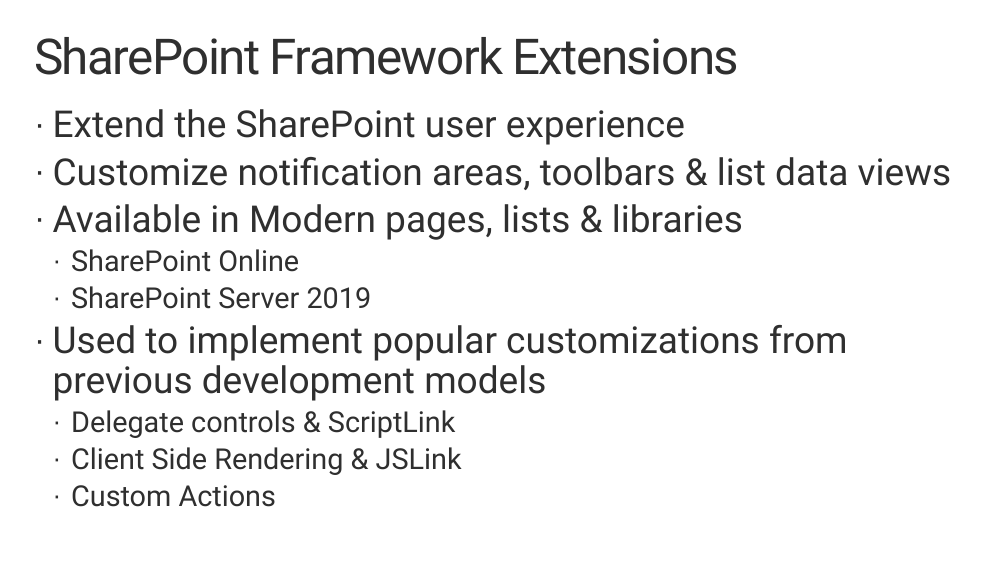
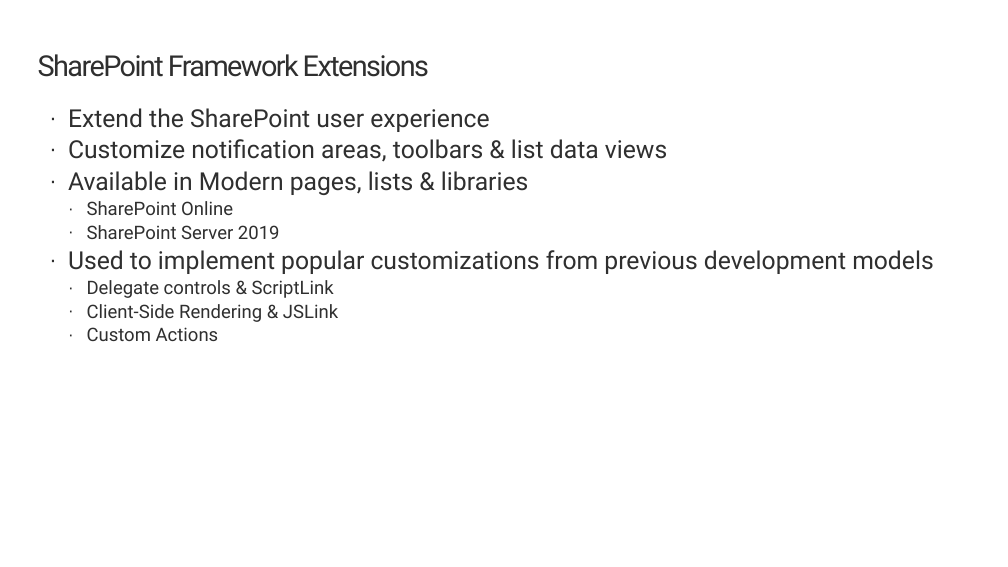
Before and after one commit to SharePoint/sp-dev-training-spfx-extensions, a slide deck: slide 3 of 01 into+appcustomizer.pptx. Drawn at 1008x567 pixels with LibreOffice and Linux fonts; fonts in the diff are those of the drawing; background and template pictures are left out. Boxes give left, top, right and bottom in pixels: in the first picture for what was removed or moved away, otherwise in the second. Text is boxed around its words. In the diff, an @@ line names an element or a change of style, - is before the commit and + after.

```diff
--- a/01 into+appcustomizer.pptx
+++ b/01 into+appcustomizer.pptx
@@ title "SharePoint Framework Extensions": place and size @@
-title "SharePoint Framework Extensions" at (34, 37, 739, 75)
+title "SharePoint Framework Extensions" at (38, 54, 429, 77)
@@ title "SharePoint Framework Extensions" at (38, 54, 429, 77): size 48 to 28 pt @@
@@ text "Extend the SharePoint user experience": place and size @@
-text "Extend the SharePoint user experience" at (53, 109, 952, 507)
+text "Extend the SharePoint user experience" at (68, 108, 934, 341)
@@ text at (68, 108, 934, 341): size 36 to 24 pt in "Extend the SharePoint user experience", "Customize notification areas, toolbars & list data ...", "Available in Modern pages, lists & libraries", "Used to implement popular customizations from previous ..."; size 28 to 18 pt in "SharePoint Online", "SharePoint Server 2019", "Delegate controls & ScriptLink", "Custom Actions"; less space between paragraphs @@
@@ text at (87, 304, 338, 322): text changed; size 28 to 18 pt @@
-  · Client Side Rendering & JSLink
+  · Client-Side Rendering & JSLink
```
Also in this commit, not shown: 11 other slides changed, 2 other files.
